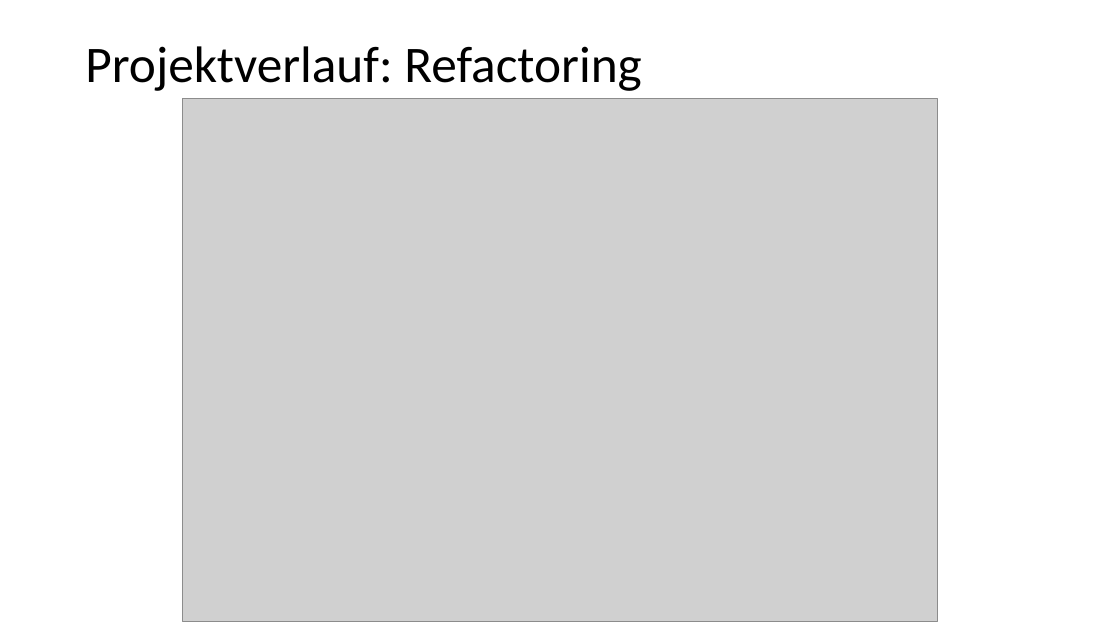
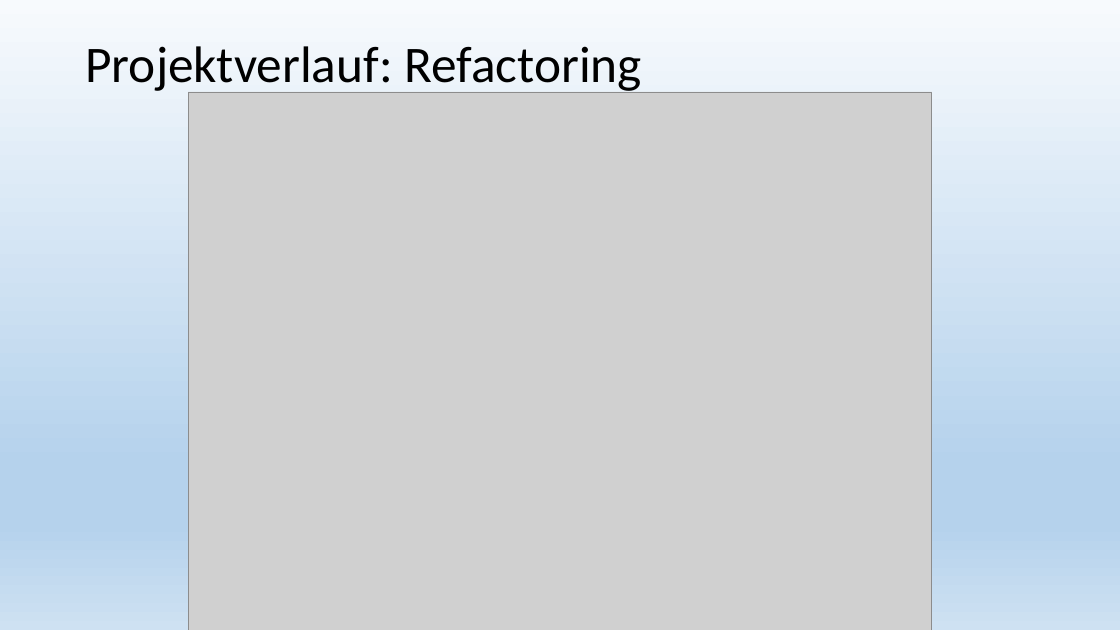
Before and after one commit to Klette80/Ipadkofferleihsystem, a slide deck: slide 8 of Vorstellung_Projekt.pptx. Drawn at 1120x630 pixels with LibreOffice and Linux fonts; fonts in the diff are those of the drawing; grey boxes stand for pictures. Boxes give left, top, right and bottom in pixels: in the first picture for what was removed or moved away, otherwise in the second. Text is boxed around its words. In the diff, an @@ line names an element or a change of style, - is before the commit and + after.

```diff
--- a/Vorstellung_Projekt.pptx
+++ b/Vorstellung_Projekt.pptx
@@ background #FFFFFF to gradient #F7FAFD to #B5D2EC to #CEE1F2 @@
@@ picture: place and size @@
-picture at bbox=[183, 99, 938, 622]
+picture at bbox=[188, 92, 932, 630]
```
Also in this commit, not shown: 7 other slides changed, 2 slides added.
